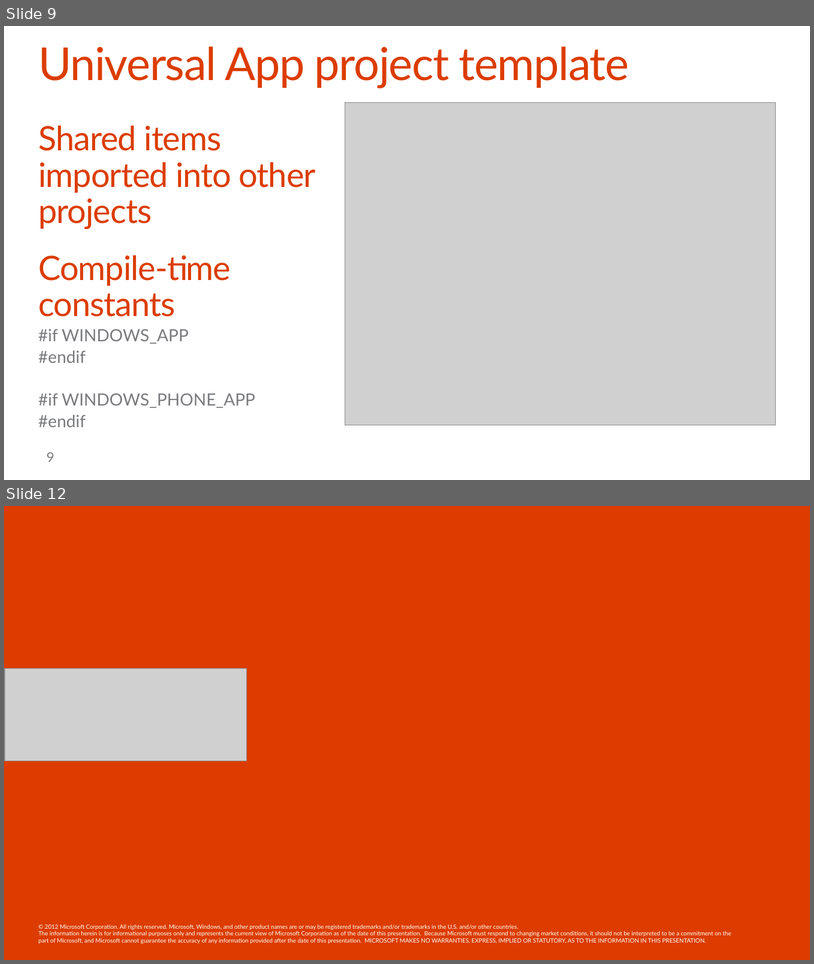
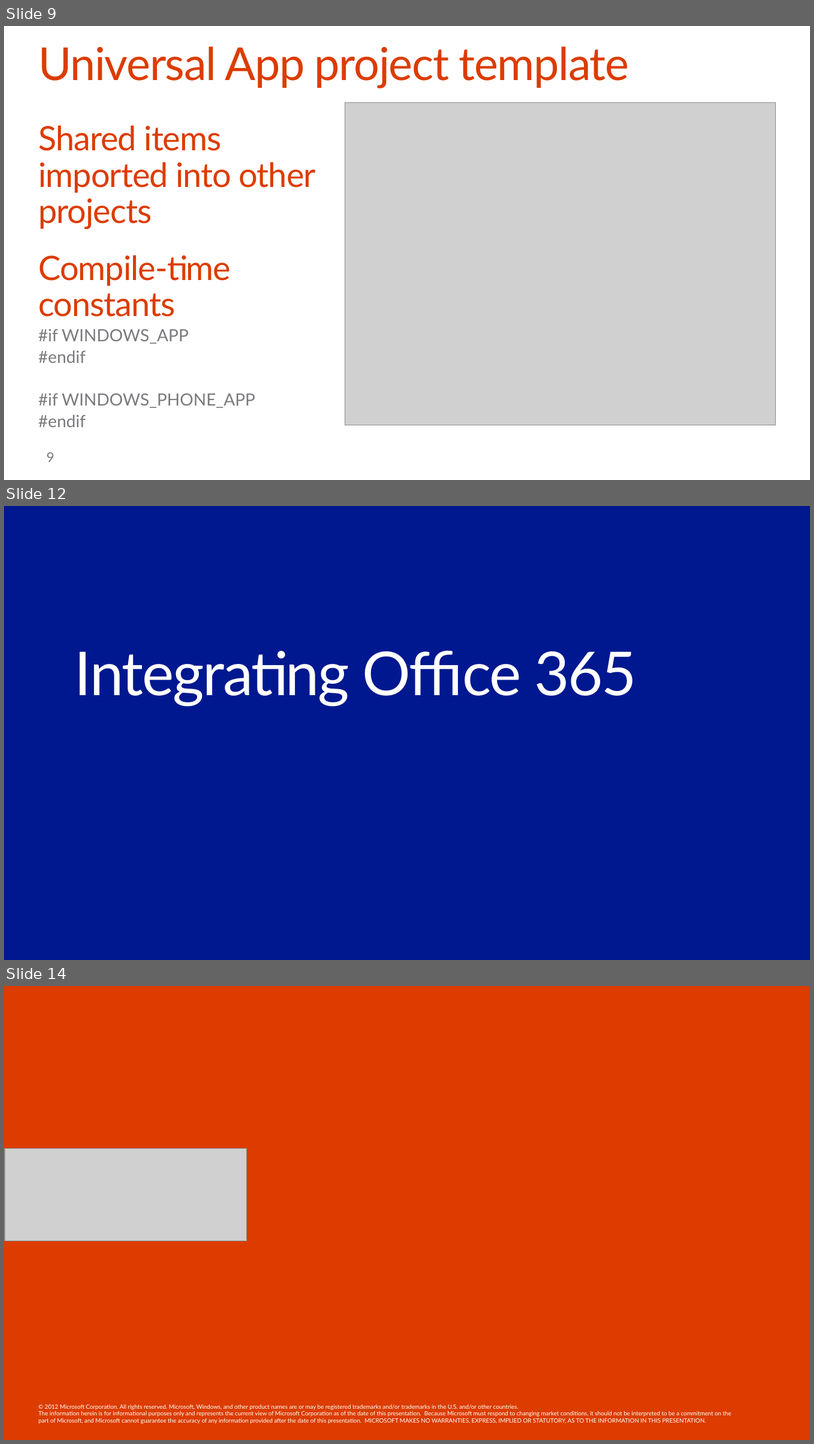
Before and after one commit to OfficeDev/TrainingContent, a slide deck: O3654-5 Deep dive into native Universal Windows App Development with Office 365 APIs/Deep Dive into native Universal App development with Office 365 APIs.pptx. Shown one above the other, each under a label of ours: slides 9 and 12 before the commit, slides 9, 12 and 14 after it; the slides between them are not shown. The pictures are 814x964 and 814x1444 pixels, drawn with LibreOffice and Linux fonts; fonts in the diff are those of the drawing; grey boxes stand for pictures; background and template pictures are left out. Boxes give left, top, right and bottom in pixels: in the first picture for what was removed or moved away, otherwise in the second. Text is boxed around its words. In the diff, an @@ line names an element or a change of style, - is before the commit and + after.

```diff
--- a/O3654-5 Deep dive into native Universal Windows App Development with Office 365 APIs/Deep Dive into native Universal App development with Office 365 APIs.pptx
+++ b/O3654-5 Deep dive into native Universal Windows App Development with Office 365 APIs/Deep Dive into native Universal App development with Office 365 APIs.pptx
@@ slide 12 added at (4,506,810,960), background #00188F @@
@@ title added at (75,651,637,706), 72 pt, text #FFFFFF @@
+Integrating Office 365
@@ what was slide 12 is now slide 14 @@
```
Also in this commit, not shown: 4 slides changed, 1 other slide added.
